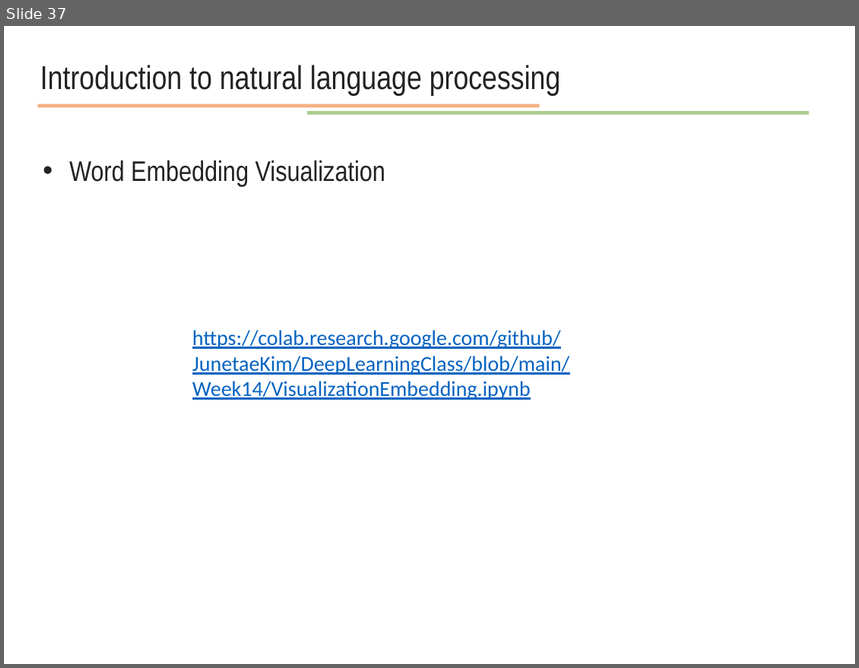
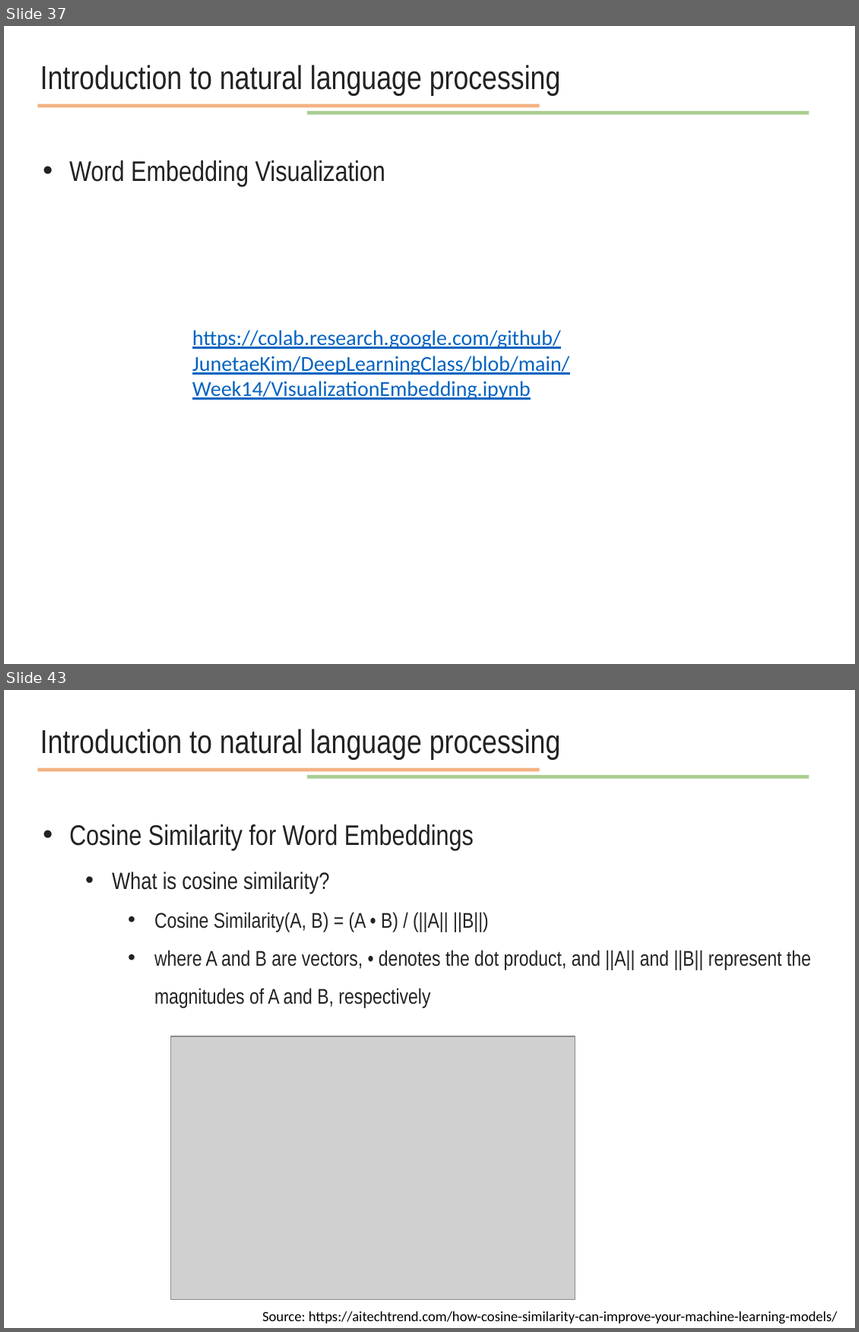
Before and after one commit to JunetaeKim/DeepLearningClass, a slide deck: Week14/week14 natural language processing.pptx. Shown one above the other, each under a label of ours: slide 37 before the commit, slides 37 and 43 after it; the slides between them are not shown. The pictures are 859x668 and 859x1332 pixels, drawn with LibreOffice and Linux fonts; fonts in the diff are those of the drawing; grey boxes stand for pictures. Boxes give left, top, right and bottom in pixels: in the first picture for what was removed or moved away, otherwise in the second. Text is boxed around its words. In the diff, an @@ line names an element or a change of style, - is before the commit and + after.

```diff
--- a/Week14/week14 natural language processing.pptx
+++ b/Week14/week14 natural language processing.pptx
@@ slide 43 added at box(4, 690, 855, 1328), background #FFFFFF @@
@@ text added at box(40, 729, 561, 760), 28 pt, text #222222 @@
+Introduction to natural language processing
@@ line added from (38, 770) to (539, 770), #ED7D31 3 pt @@
@@ line added from (307, 777) to (810, 777), #70AD47 3 pt @@
@@ text added at box(69, 825, 811, 1008), 18 pt, text #222222 @@
+• Cosine Similarity for Word Embeddings
+  • What is cosine similarity?
+    • Cosine Similarity(A, B) = (A • B) / (||A|| ||B||)
+    • where A and B are vectors, • denotes the dot product, and ||A|| and ||B|| represent the magnitudes of A and B, respectively
@@ picture added at box(171, 1037, 576, 1300) @@
@@ text added at box(262, 1312, 838, 1325), 12 pt, text #000000 @@
+Source: https://aitechtrend.com/how-cosine-similarity-can-improve-your-machine-learning-models/
```
Also in this commit, not shown: 7 other slides added, 1 other file.
